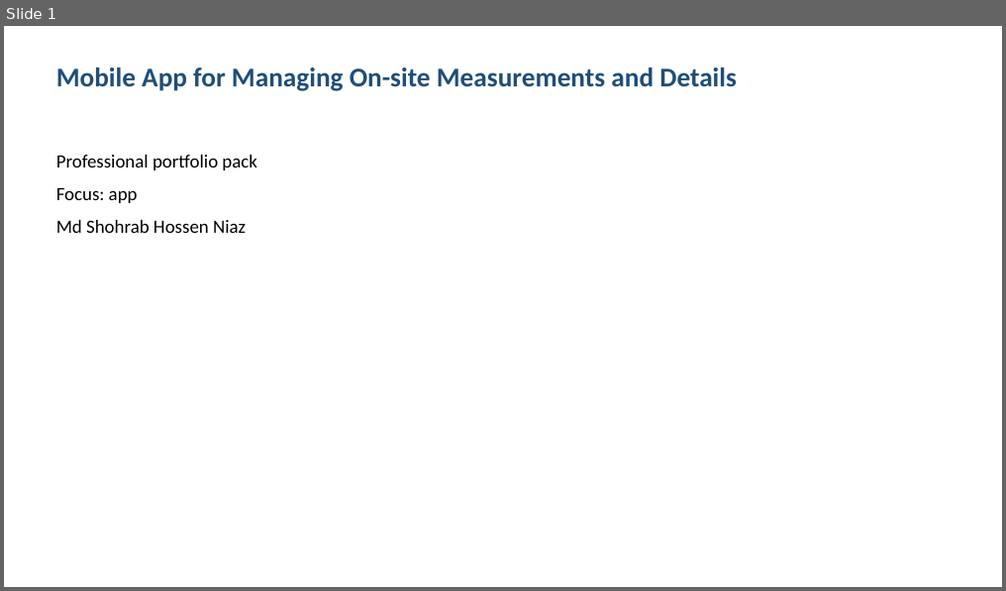
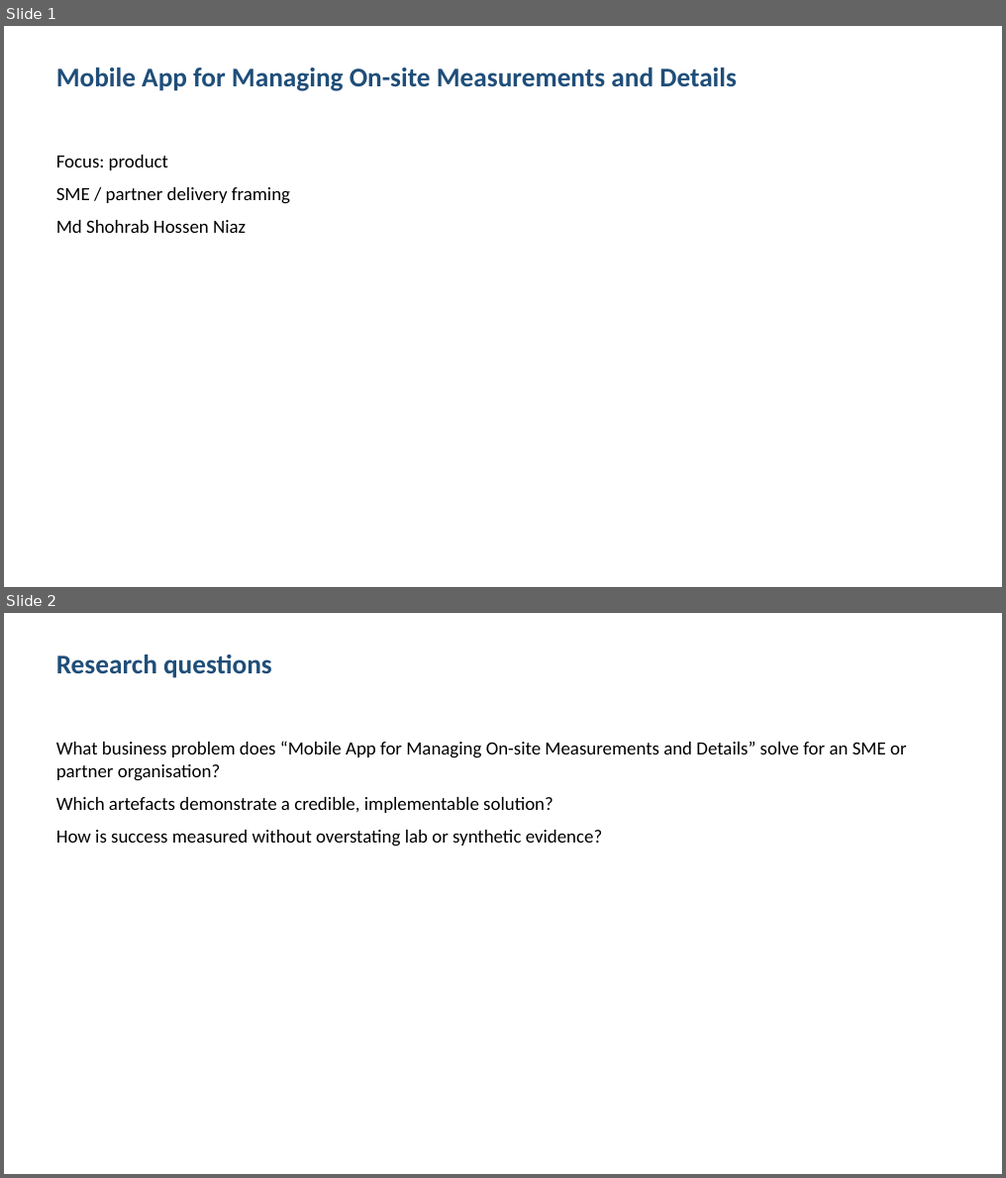
Before and after one commit to shohrabniaz/onsite-measurements-mobile-app, a slide deck: Final_Submission/02_Presentation.pptx. Shown one above the other, each under a label of ours: slide 1 before the commit, slides 1 and 2 after it. The pictures are 1006x591 and 1006x1178 pixels, drawn with LibreOffice and Linux fonts; fonts in the diff are those of the drawing. Boxes give left, top, right and bottom in pixels: in the first picture for what was removed or moved away, otherwise in the second. Text is boxed around its words. In the diff, an @@ line names an element or a change of style, - is before the commit and + after.

Commit message:
Polish portfolio pack for professional showcase readiness.

```diff
--- a/Final_Submission/02_Presentation.pptx
+++ b/Final_Submission/02_Presentation.pptx
@@ slide 2 added at <box>4,613,1002,1174</box>, background #FFFFFF @@
@@ text added at <box>56,655,272,678</box>, 26 pt, text #1F4E79, bold @@
+Research questions
@@ text added at <box>56,741,907,847</box>, 18 pt, text #000000 @@
+What business problem does “Mobile App for Managing On-site Measurements and Details” solve for an SME or partner organisation?
+Which artefacts demonstrate a credible, implementable solution?
+How is success measured without overstating lab or synthetic evidence?
@@ slide 1 changed as well @@
@@ text at <box>56,155,290,204</box>: text changed @@
-Professional portfolio pack
-Focus: app
+Focus: product
+SME / partner delivery framing
```
Also in this commit, not shown: 2 other slides changed, 1 slide removed, 12 other files.
